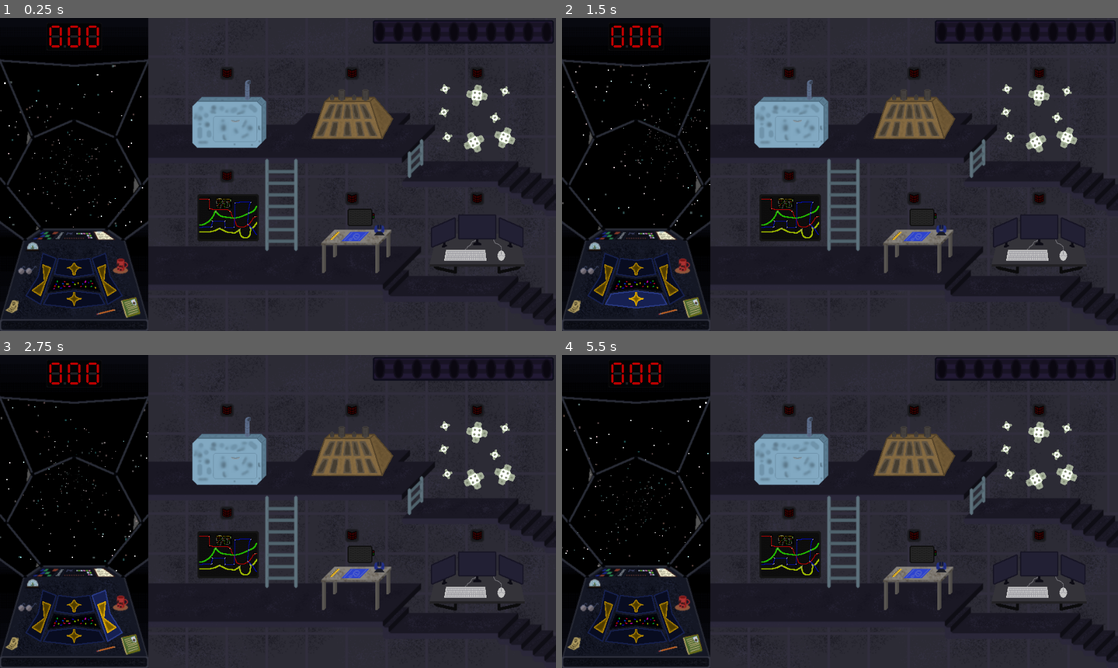
Above: before the commit, frames 1-4 (two rows, left to right).
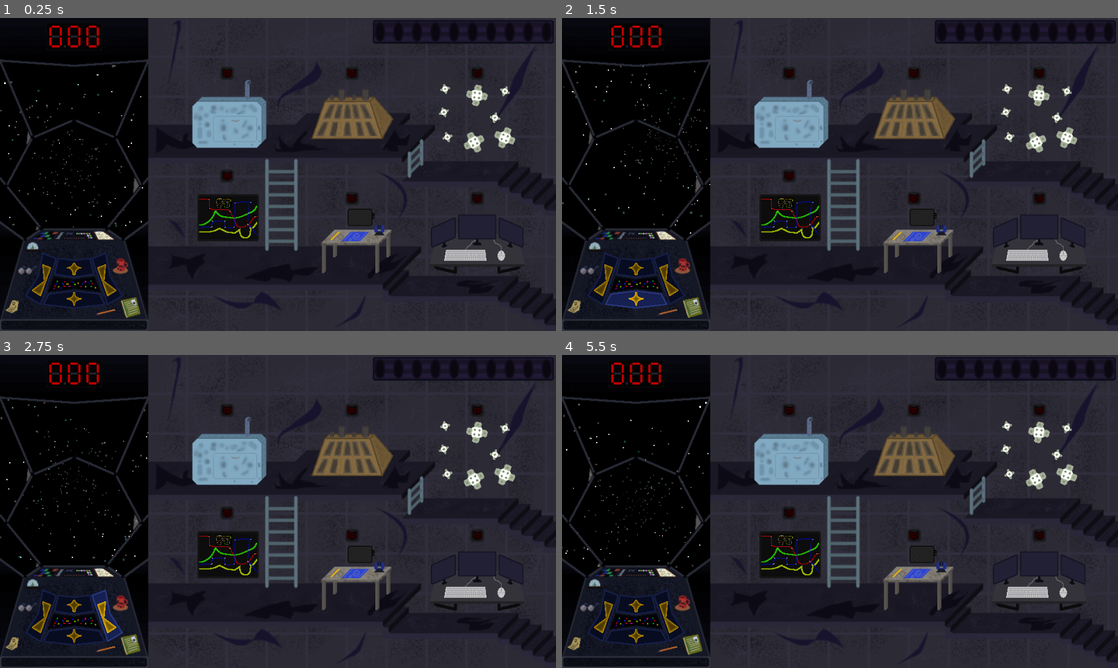
Above: after the commit, the same moments.

Repository: kedalovo/-SG-Spaceship-Management
Game: Godot game, scene res://Game Scene/Game.tscn
The game is run twice, just before and just after one commit, with the same random seed, the same clock (stepped at 60 frames per second) and the same inputs.
Inputs (mouse positions are in pixels of both pictures, inside the frame that each line leads up to):
- Up to frame 1 (0.25 s): no input
- Up to frame 2 (1.5 s): click (600, 277) at 0.5 s; click (634, 302) at 1.25 s
- Up to frame 3 (2.75 s): click (105, 614) at 2 s
- Up to frame 4 (5.5 s): click (634, 605) at 2.75 s; click (789, 452) at 3.52 s; move the mouse to (962, 495) at 4.27 s; hold Right (right) 4.28-5.03 s; hold ` (test) 4.28-5.03 s; click (962, 495) at 4.42 s; move the mouse to (728, 527) at 5.02 s; hold Down (down) from 5.03 s (still down); tap Space (test1) at 5.1 s; click (728, 527) at 5.17 s

The runs differ from the first frame. In frame 1, 0.1% of the frame differs, in the area x 28-96%, y 0-97%; in frame 2, 0.1%; in frame 3, 0.1%; in frame 4, 0.1%.

Commit message:
Added visuals for breaking systems: Hull, Electrical, External, Computer. All need testing but presumable work, both enabling and disabling

Diff:
--- /dev/null
+++ b/Cabin/cabin.gd
@@ -0,0 +1,14 @@
+extends Node2D
+
+
+@onready var dirt: TextureRect = $"Cabin View/Dirt"
+@onready var animator: AnimationPlayer = $"Cabin View/Animator"
+
+
+func toggle_dirt(on: bool) -> void:
+	match on:
+		true:
+			dirt.texture.noise.seed = randi()
+			animator.play(&"show")
+		false:
+			animator.play(&"hide")
--- a/Clock/clock.gd
+++ b/Clock/clock.gd
@@ -7,24 +7,32 @@
 @onready var digit_3: Sprite2D = $"Digits/Digit 3"
 
 
+var is_crazy: bool
+
+
 func set_time(time: float) -> void:
 	if time == 0.0:
 		return
-	var floored: int = floori(time)
-	var str_floored: String = str(floored)
-	if floored > 99:
-		dot.hide()
-		digit_1.region_rect = Rect2(str_floored[0].to_int() * 22, 0, 22, 38)
-		digit_2.region_rect = Rect2(str_floored[1].to_int() * 22, 0, 22, 38)
-		digit_3.region_rect = Rect2(str_floored[2].to_int() * 22, 0, 22, 38)
-	elif floored > 9:
-		dot.hide()
-		digit_1.region_rect = Rect2(0, 0, 22, 38)
-		digit_2.region_rect = Rect2(str_floored[0].to_int() * 22, 0, 22, 38)
-		digit_3.region_rect = Rect2(str_floored[1].to_int() * 22, 0, 22, 38)
+	if is_crazy:
+		digit_1.region_rect = Rect2(randi()%10 * 22, 0, 22, 38)
+		digit_2.region_rect = Rect2(randi()%10 * 22, 0, 22, 38)
+		digit_3.region_rect = Rect2(randi()%10 * 22, 0, 22, 38)
 	else:
-		var str_time: String = str(time)
-		dot.show()
-		digit_1.region_rect = Rect2(str_time[0].to_int() * 22, 0, 22, 38)
-		digit_2.region_rect = Rect2(str_time[2].to_int() * 22, 0, 22, 38)
-		digit_3.region_rect = Rect2(str_time[3].to_int() * 22, 0, 22, 38)
+		var floored: int = floori(time)
+		var str_floored: String = str(floored)
+		if floored > 99:
+			dot.hide()
+			digit_1.region_rect = Rect2(str_floored[0].to_int() * 22, 0, 22, 38)
+			digit_2.region_rect = Rect2(str_floored[1].to_int() * 22, 0, 22, 38)
+			digit_3.region_rect = Rect2(str_floored[2].to_int() * 22, 0, 22, 38)
+		elif floored > 9:
+			dot.hide()
+			digit_1.region_rect = Rect2(0, 0, 22, 38)
+			digit_2.region_rect = Rect2(str_floored[0].to_int() * 22, 0, 22, 38)
+			digit_3.region_rect = Rect2(str_floored[1].to_int() * 22, 0, 22, 38)
+		else:
+			var str_time: String = str(time)
+			dot.show()
+			digit_1.region_rect = Rect2(str_time[0].to_int() * 22, 0, 22, 38)
+			digit_2.region_rect = Rect2(str_time[2].to_int() * 22, 0, 22, 38)
+			digit_3.region_rect = Rect2(str_time[3].to_int() * 22, 0, 22, 38)
--- a/Game Scene/Game.tscn
+++ b/Game Scene/Game.tscn
@@ -1,7 +1,8 @@
-[gd_scene load_steps=80 format=3 uid="uid://dr0fafp1u36yj"]
+[gd_scene load_steps=90 format=3 uid="uid://dr0fafp1u36yj"]
 
 [ext_resource type="Script" path="res://Game Scene/game.gd" id="1_t00el"]
 [ext_resource type="Texture2D" uid="uid://dmcht1gqpy4v3" path="res://Systems/Life Support/Assets/Life Support.png" id="2_3bjf3"]
+[ext_resource type="Script" path="res://Cabin/cabin.gd" id="2_bwp27"]
 [ext_resource type="Texture2D" uid="uid://c6wdksyljuwx5" path="res://Systems/Systems Background.png" id="2_idqil"]
 [ext_resource type="Texture2D" uid="uid://dgqvbuthht2p7" path="res://Cabin/Assets/Cabin view.png" id="3_e6bxd"]
 [ext_resource type="Texture2D" uid="uid://crc0xix75leon" path="res://Systems/Life Support/Assets/Life Support outline.png" id="3_hjlia"]
@@ -43,10 +44,79 @@
 [ext_resource type="BitMap" uid="uid://csmaqmv7np4t4" path="res://Cabin/Assets/Up Button bitmask.png" id="20_aibmr"]
 [ext_resource type="PackedScene" uid="uid://c88opie2hw5hq" path="res://Clock/clock.tscn" id="21_wxrcd"]
 [ext_resource type="PackedScene" uid="uid://c1lkqnbuafwie" path="res://Space/space.tscn" id="24_qmju5"]
+[ext_resource type="Texture2D" uid="uid://b3hovyjabxyw3" path="res://Systems/Systems Cracks.png" id="24_sngj0"]
 [ext_resource type="PackedScene" uid="uid://dh1g8tgwww50" path="res://Map/map.tscn" id="43_xxu5e"]
 [ext_resource type="PackedScene" uid="uid://esnak8iwscmb" path="res://Balance/balance.tscn" id="45_a0v1l"]
 [ext_resource type="PackedScene" uid="uid://btvb5400v1yyr" path="res://Store/store.tscn" id="46_ilj7l"]
 [ext_resource type="Script" path="res://Game Scene/system_fog.gd" id="47_tadro"]
+
+[sub_resource type="Gradient" id="Gradient_bmxab"]
+offsets = PackedFloat32Array(0.4, 0.6, 1)
+colors = PackedColorArray(1, 1, 1, 0, 0.34902, 0.12549, 0.0470588, 0.921569, 0.148438, 0.13916, 0, 1)
+metadata/_snap_enabled = true
+
+[sub_resource type="FastNoiseLite" id="FastNoiseLite_onxe7"]
+
+[sub_resource type="NoiseTexture2D" id="NoiseTexture2D_vq5j1"]
+width = 256
+height = 320
+color_ramp = SubResource("Gradient_bmxab")
+noise = SubResource("FastNoiseLite_onxe7")
+
+[sub_resource type="Animation" id="Animation_j1jxd"]
+resource_name = "show"
+length = 5.0
+step = 0.1
+tracks/0/type = "value"
+tracks/0/imported = false
+tracks/0/enabled = true
+tracks/0/path = NodePath("Dirt:modulate")
+tracks/0/interp = 1
+tracks/0/loop_wrap = true
+tracks/0/keys = {
+"times": PackedFloat32Array(0, 5),
+"transitions": PackedFloat32Array(1, 1),
+"update": 0,
+"values": [Color(1, 1, 1, 0), Color(1, 1, 1, 1)]
+}
+
+[sub_resource type="Animation" id="Animation_r4wjc"]
+length = 0.001
+tracks/0/type = "value"
+tracks/0/imported = false
+tracks/0/enabled = true
+tracks/0/path = NodePath("Dirt:modulate")
+tracks/0/interp = 1
+tracks/0/loop_wrap = true
+tracks/0/keys = {
+"times": PackedFloat32Array(0),
+"transitions": PackedFloat32Array(1),
+"update": 0,
+"values": [Color(1, 1, 1, 0)]
+}
+
+[sub_resource type="Animation" id="Animation_w838b"]
+resource_name = "hide"
+step = 0.1
+tracks/0/type = "value"
+tracks/0/imported = false
+tracks/0/enabled = true
+tracks/0/path = NodePath("Dirt:modulate")
+tracks/0/interp = 1
+tracks/0/loop_wrap = true
+tracks/0/keys = {
+"times": PackedFloat32Array(0, 1),
+"transitions": PackedFloat32Array(1, 1),
+"update": 0,
+"values": [Color(1, 1, 1, 1), Color(1, 1, 1, 0)]
+}
+
+[sub_resource type="AnimationLibrary" id="AnimationLibrary_0bilx"]
+_data = {
+"RESET": SubResource("Animation_r4wjc"),
+"hide": SubResource("Animation_w838b"),
+"show": SubResource("Animation_j1jxd")
+}
 
 [sub_resource type="AtlasTexture" id="AtlasTexture_kost8"]
 atlas = ExtResource("4_lunap")
@@ -175,9 +245,28 @@
 "times": PackedFloat32Array(0, 0.5, 1)
 }
 
+[sub_resource type="Animation" id="Animation_ojatj"]
+resource_name = "crazy"
+length = 0.3
+loop_mode = 1
+step = 0.1
+tracks/0/type = "value"
+tracks/0/imported = false
+tracks/0/enabled = true
+tracks/0/path = NodePath(".:energy")
+tracks/0/interp = 0
+tracks/0/loop_wrap = true
+tracks/0/keys = {
+"times": PackedFloat32Array(0, 0.15),
+"transitions": PackedFloat32Array(1, 1),
+"update": 1,
+"values": [1.0, 5.0]
+}
+
 [sub_resource type="AnimationLibrary" id="AnimationLibrary_gutu4"]
 _data = {
 "RESET": SubResource("Animation_5t5ek"),
+"crazy": SubResource("Animation_ojatj"),
 "idle": SubResource("Animation_xrol2")
 }
 
@@ -314,6 +403,33 @@
 color_ramp = SubResource("Gradient_h8s1g")
 noise = SubResource("FastNoiseLite_rt4da")
 
+[sub_resource type="Animation" id="Animation_c0j81"]
+length = 0.001
+tracks/0/type = "value"
+tracks/0/imported = false
+tracks/0/enabled = true
+tracks/0/path = NodePath("Fog 1:modulate")
+tracks/0/interp = 1
+tracks/0/loop_wrap = true
+tracks/0/keys = {
+"times": PackedFloat32Array(0),
+"transitions": PackedFloat32Array(1),
+"update": 0,
+"values": [Color(1, 1, 1, 0)]
+}
+tracks/1/type = "value"
+tracks/1/imported = false
+tracks/1/enabled = true
+tracks/1/path = NodePath("Fog 2:modulate")
+tracks/1/interp = 1
+tracks/1/loop_wrap = true
+tracks/1/keys = {
+"times": PackedFloat32Array(0),
+"transitions": PackedFloat32Array(1),
+"update": 0,
+"values": [Color(1, 1, 1, 0)]
+}
+
 [sub_resource type="Animation" id="Animation_tjkyp"]
 resource_name = "show"
 tracks/0/type = "value"
@@ -341,33 +457,6 @@
 "values": [Color(1, 1, 1, 0), Color(1, 1, 1, 1)]
 }
 
-[sub_resource type="Animation" id="Animation_c0j81"]
-length = 0.001
-tracks/0/type = "value"
-tracks/0/imported = false
-tracks/0/enabled = true
-tracks/0/path = NodePath("Fog 1:modulate")
-tracks/0/interp = 1
-tracks/0/loop_wrap = true
-tracks/0/keys = {
-"times": PackedFloat32Array(0),
-"transitions": PackedFloat32Array(1),
-"update": 0,
-"values": [Color(1, 1, 1, 0)]
-}
-tracks/1/type = "value"
-tracks/1/imported = false
-tracks/1/enabled = true
-tracks/1/path = NodePath("Fog 2:modulate")
-tracks/1/interp = 1
-tracks/1/loop_wrap = true
-tracks/1/keys = {
-"times": PackedFloat32Array(0),
-"transitions": PackedFloat32Array(1),
-"update": 0,
-"values": [Color(1, 1, 1, 0)]
-}
-
 [sub_resource type="AnimationLibrary" id="AnimationLibrary_utld7"]
 _data = {
 "RESET": SubResource("Animation_c0j81"),
@@ -381,22 +470,38 @@
 anchor_mode = 0
 
 [node name="Cabin" type="Node2D" parent="."]
-
-[node name="SubViewportContainer2" type="SubViewportContainer" parent="Cabin"]
+script = ExtResource("2_bwp27")
+
+[node name="SubViewportContainer" type="SubViewportContainer" parent="Cabin"]
 offset_right = 256.0
 offset_bottom = 384.0
 
-[node name="SubViewport" type="SubViewport" parent="Cabin/SubViewportContainer2"]
+[node name="SubViewport" type="SubViewport" parent="Cabin/SubViewportContainer"]
 handle_input_locally = false
 size = Vector2i(256, 384)
 render_target_update_mode = 4
 
-[node name="Space" parent="Cabin/SubViewportContainer2/SubViewport" instance=ExtResource("24_qmju5")]
+[node name="Space" parent="Cabin/SubViewportContainer/SubViewport" instance=ExtResource("24_qmju5")]
 
 [node name="Cabin View" type="Sprite2D" parent="Cabin"]
 position = Vector2(128, 368)
 texture = ExtResource("3_e6bxd")
 offset = Vector2(0, -176)
+
+[node name="Dirt" type="TextureRect" parent="Cabin/Cabin View"]
+modulate = Color(1, 1, 1, 0)
+show_behind_parent = true
+offset_left = -128.0
+offset_top = -304.0
+offset_right = 128.0
+offset_bottom = 16.0
+mouse_filter = 2
+texture = SubResource("NoiseTexture2D_vq5j1")
+
+[node name="Animator" type="AnimationPlayer" parent="Cabin/Cabin View"]
+libraries = {
+"": SubResource("AnimationLibrary_0bilx")
+}
 
 [node name="Controls" type="Node2D" parent="Cabin"]
 position = Vector2(0, 384)
@@ -474,6 +579,9 @@
 [node name="Systems Background" type="Sprite2D" parent="."]
 position = Vector2(608, 270)
 texture = ExtResource("2_idqil")
+
+[node name="Cracks" type="Sprite2D" parent="Systems Background"]
+texture = ExtResource("24_sngj0")
 
 [node name="Systems Sprites" type="Node2D" parent="."]
 position = Vector2(608, 280)
@@ -902,9 +1010,9 @@
 "": SubResource("AnimationLibrary_utld7")
 }
 
-[connection signal="coin_got" from="Cabin/SubViewportContainer2/SubViewport/Space" to="." method="_on_space_coin_got"]
-[connection signal="damaged" from="Cabin/SubViewportContainer2/SubViewport/Space" to="." method="_on_damaged"]
-[connection signal="new_location_set_up" from="Cabin/SubViewportContainer2/SubViewport/Space" to="." method="_on_space_new_location_set_up"]
+[connection signal="coin_got" from="Cabin/SubViewportContainer/SubViewport/Space" to="." method="_on_space_coin_got"]
+[connection signal="damaged" from="Cabin/SubViewportContainer/SubViewport/Space" to="." method="_on_damaged"]
+[connection signal="new_location_set_up" from="Cabin/SubViewportContainer/SubViewport/Space" to="." method="_on_space_new_location_set_up"]
 [connection signal="pressed" from="Cabin/Controls/Left Button" to="." method="_on_left_button_pressed"]
 [connection signal="pressed" from="Cabin/Controls/Down Button" to="." method="_on_down_button_pressed"]
 [connection signal="pressed" from="Cabin/Controls/Right Button" to="." method="_on_right_button_pressed"]
@@ -946,7 +1054,7 @@
 [connection signal="fixed" from="SubViewportContainer/SubViewport/External System" to="." method="_on_system_fixed"]
 [connection signal="finished_animation" from="SubViewportContainer/SubViewport/Computer System" to="." method="_on_system_animation_finished"]
 [connection signal="fixed" from="SubViewportContainer/SubViewport/Computer System" to="." method="_on_system_fixed"]
-[connection signal="location_changed" from="Map" to="Cabin/SubViewportContainer2/SubViewport/Space" method="_on_map_location_changed"]
+[connection signal="location_changed" from="Map" to="Cabin/SubViewportContainer/SubViewport/Space" method="_on_map_location_changed"]
 [connection signal="store_summoned" from="Map" to="." method="_on_map_store_summoned"]
 [connection signal="timeout" from="RoundTimer" to="." method="_on_round_timer_timeout"]
 [connection signal="balance_flash" from="Store" to="Balance" method="_on_store_balance_flash"]
--- a/Game Scene/game.gd
+++ b/Game Scene/game.gd
@@ -23,7 +23,7 @@
 @onready var sub_viewport_container: SubViewportContainer = $SubViewportContainer
 
 @onready var cabin: Node2D = $Cabin
-@onready var space: Node2D = $Cabin/SubViewportContainer2/SubViewport/Space
+@onready var space: Node2D = $Cabin/SubViewportContainer/SubViewport/Space
 @onready var cabin_view: Sprite2D = $"Cabin/Cabin View"
 
 @onready var map: Node2D = $Map
@@ -43,6 +43,8 @@
 @onready var smoke_2: CPUParticles2D = $"Systems Sprites/EnginesSprite/Smoke Particles/Smoke 2"
 @onready var smoke_3: CPUParticles2D = $"Systems Sprites/EnginesSprite/Smoke Particles/Smoke 3"
 @onready var smoke_4: CPUParticles2D = $"Systems Sprites/EnginesSprite/Smoke Particles/Smoke 4"
+
+@onready var systems_cracks: Sprite2D = $"Systems Background/Cracks"
 
 const CABIN_ZOOM_LEVEL: float = 1.1
 
@@ -228,13 +230,15 @@
 				smoke_3.emitting = true
 				smoke_4.emitting = true
 			hull_system:
-				pass
+				systems_cracks.show()
 			electrical_system:
-				pass
+				for sys in systems_visuals:
+					sys.toggle_crazy(true)
 			external_system:
-				pass
+				cabin.toggle_dirt(true)
 			computer_system:
-				pass
+				clock.is_crazy = true
+				round_timer.paused = true
 
 
 func _on_system_fixed(fixed_system: system) -> void:
@@ -248,13 +252,15 @@
 			smoke_3.emitting = false
 			smoke_4.emitting = false
 		hull_system:
-			pass
+			systems_cracks.hide()
 		electrical_system:
-			pass
+			for sys in systems_visuals:
+				sys.toggle_crazy(false)
 		external_system:
-			pass
+			cabin.toggle_dirt(false)
 		computer_system:
-			pass
+			clock.is_crazy = false
+			round_timer.paused = false
 
 
 func _on_round_timer_timeout() -> void:
--- a/Systems/system_visual.gd
+++ b/Systems/system_visual.gd
@@ -14,22 +14,45 @@
 
 var is_mouse_inside: bool
 var is_damaged: bool
+var is_crazy: bool
 
 
 func damage() -> void:
 	if !is_damaged:
 		is_damaged = true
-		warning_light.play(&"warning")
-		light.show()
-		animator.play(&"idle")
+		if !is_crazy:
+			warning_light.play(&"warning")
+			light.show()
+			animator.play(&"idle")
 
 
 func fix() -> void:
 	if is_damaged:
 		is_damaged = false
-		warning_light.play(&"default")
-		light.hide()
-		animator.stop()
+		if !is_crazy:
+			warning_light.play(&"default")
+			light.hide()
+			animator.stop()
+
+
+func toggle_crazy(on: bool) -> void:
+	is_crazy = on
+	match on:
+		true:
+			warning_light.play(&"warning")
+			light.show()
+			animator.play(&"crazy")
+			animator.speed_scale = 1.0 + randf()
+		false:
+			animator.speed_scale = 1.0
+			if is_damaged:
+				warning_light.play(&"warning")
+				light.show()
+				animator.play(&"idle")
+			else:
+				warning_light.play(&"default")
+				light.hide()
+				animator.stop()
 
 
 func _on_button_mouse_entered() -> void:
Binary file added: Systems/Systems Cracks.png
Not shown, added: Systems/Systems Cracks.png.import
